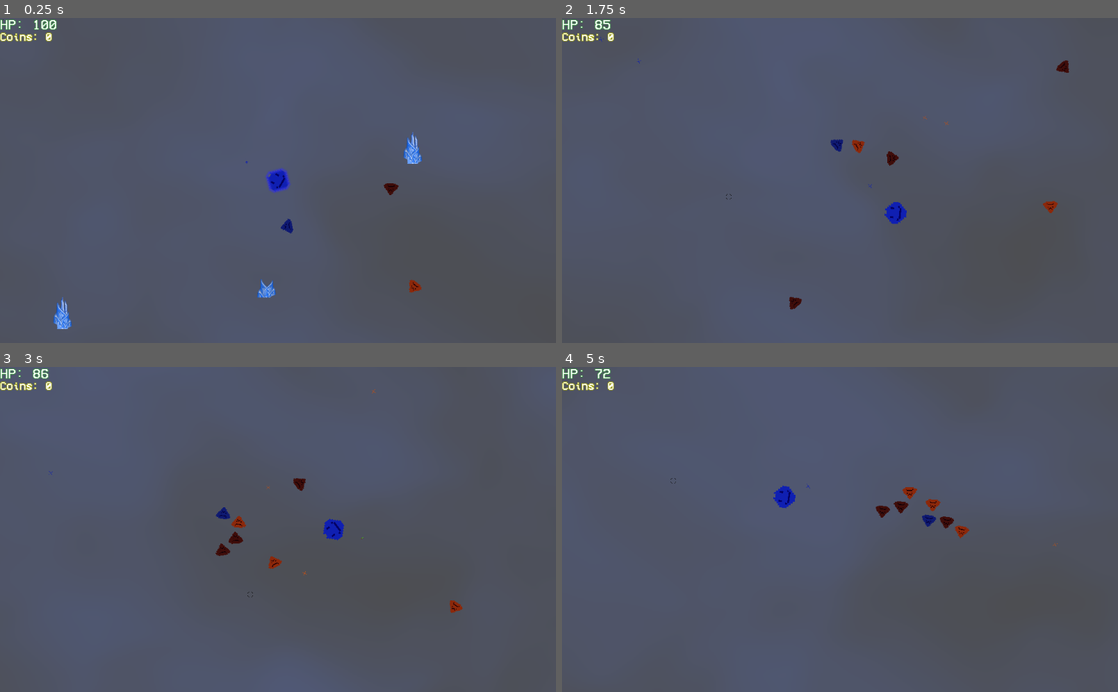
Above: before the commit, frames 1-4 (two rows, left to right).
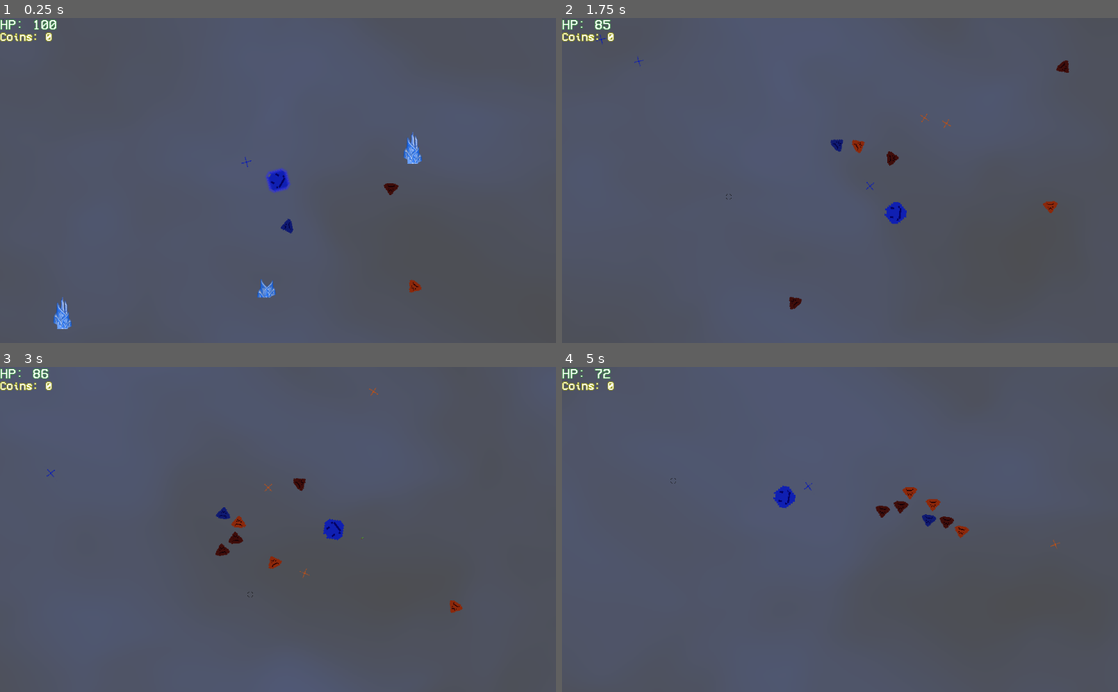
Above: after the commit, the same moments.

Repository: JuanG10/boss
Game: Godot game, scene res://proof of concept.tscn
Same seed, same stepped clock (60 frames per second), same inputs: the game is played once before the commit and once after it. The engine's default icon, where the game draws it, is replaced by a stand-in: a white triangle on a blue panel in a dark square.
Inputs (mouse positions are in pixels of both pictures, inside the frame that each line leads up to):
- Up to frame 1 (0.25 s): no input
- Up to frame 2 (1.75 s): tap Enter (ui_accept) at 0.5, 0.77, 1.52 s; move the mouse to (962, 164) at 0.52 s; hold D (right) 0.53-1.28 s; tap E (next_color) at 0.6 s; move the mouse to (728, 196) at 1.27 s; hold S (down) from 1.28 s (still down); tap Q (previous_color) at 1.35 s
- Up to frame 3 (3 s): move the mouse to (333, 458) at 2.02 s; release S (down) at 2.03 s; hold D (right) 2.03-2.78 s; tap E (next_color) at 2.1 s; move the mouse to (250, 594) at 2.77 s; hold W (up) from 2.78 s (still down); tap Q (previous_color) at 2.85 s
- Up to frame 4 (5 s): tap Enter (ui_accept) at 3.02, 3.77, 4.52 s; move the mouse to (1006, 578) at 3.52 s; release W (up) at 3.53 s; hold A (left) from 3.53 s (still down); tap E (next_color) at 3.6 s; move the mouse to (673, 480) at 4.27 s; tap Q (previous_color) at 4.35 s

The runs differ from the first frame. In frame 1, less than 0.1% of the frame differs, in the area x 43-46%, y 42-46%; in frame 2, less than 0.1%; in frame 3, less than 0.1%; in frame 4, less than 0.1%, in the area x 40-90%, y 35-56%.
Error in both runs: Invalid call. Nonexistent function 'instance' in base 'Nil'. (res://Trampas/TrapManager.gd:45)

Commit message:
cambio en enemigo

Diff:
--- a/Enemies/AdvancedEnemy/AdvancedEnemy.gd
+++ b/Enemies/AdvancedEnemy/AdvancedEnemy.gd
@@ -84,6 +84,7 @@
 
 func takeDamage(n):
 	health -= n
+	print("hace daño")
 	if health <= 0:
 		get_parent().call_deferred("remove_child", self)
 		queue_free()
--- a/Enemies/BasicEnemy/BasicEnemy.gd
+++ b/Enemies/BasicEnemy/BasicEnemy.gd
@@ -69,6 +69,7 @@
 		shoot()
 
 func takeDamage(n):
+	print("holaaaaaaa")
 	health -= n
 	if health <= 0:
 		get_parent().call_deferred("remove_child", self)
--- a/Enemies/MeleeEnemy/Chasing.gd
+++ b/Enemies/MeleeEnemy/Chasing.gd
@@ -5,6 +5,7 @@
 var target = Vector2.ZERO
 var velocity = Vector2.ZERO
 var friction
+
 
 func initialize(p, e):
 	player = p
--- a/Enemies/MeleeEnemy/MeleeEnemy.gd
+++ b/Enemies/MeleeEnemy/MeleeEnemy.gd
@@ -18,6 +18,8 @@
 
 var colores     = [Color(0.0627, 0.102, 0.451),Color(0.551, 0.1582, 0.041),Color(0.251, 0.051, 0.0431)]
 var collisiones = [0b100000001, 0b100000010, 0b100000100]
+var color_gris  = Color(0.345098,0.329412,0.329412,1)
+var color_actual
 var specials    = ["special_blue", "special_orange", "special_red"]
 
 var explosion_color:Color
@@ -38,6 +40,7 @@
 func initialize(t, n):
 	player = t
 	$Sprite.modulate = colores[n]
+	color_actual     = colores[n]
 	explosion_color = colores[n]
 	collision_layer = collisiones[n]
 	collision_mask  = collisiones[n]
@@ -48,8 +51,16 @@
 		dmg = GlobalVariables.Mdmg
 		health = GlobalVariables.Mhealth
 
+func recibi_danio():
+	$Sprite.modulate = color_gris
+	$Timer.set_wait_time(0.3)
+	$Timer.start()
+
+
+
 func takeDamage(n):
 	health -= n
+	recibi_danio()
 	if health <= 0:
 		get_parent().call_deferred("remove_child", self)
 		queue_free()
@@ -89,3 +100,10 @@
 	explosion.get_child(0).process_material.color_ramp.gradient.colors[1] = explosion_color
 	explosion.get_child(0).emitting = true
 	get_parent().call_deferred("add_child", explosion)
+
+
+func volver_a_color_actual():
+	$Sprite.modulate = color_actual
+
+func _on_Timer_timeout():
+	volver_a_color_actual()
--- a/Enemies/MeleeEnemy/MeleeEnemy.tscn
+++ b/Enemies/MeleeEnemy/MeleeEnemy.tscn
@@ -17,6 +17,7 @@
 script = ExtResource( 1 )
 
 [node name="Sprite" type="Sprite" parent="."]
+modulate = Color( 0.345098, 0.329412, 0.329412, 1 )
 texture = ExtResource( 2 )
 
 [node name="CollisionShape2D" type="CollisionShape2D" parent="."]
@@ -40,6 +41,9 @@
 
 [node name="ChargeRange" type="CollisionShape2D" parent="ChargeRange"]
 shape = SubResource( 2 )
+
+[node name="Timer" type="Timer" parent="."]
 [connection signal="tree_exiting" from="." to="." method="_on_death"]
 [connection signal="area_entered" from="ChargeRange" to="." method="close_enough"]
 [connection signal="area_exited" from="ChargeRange" to="." method="far_enough"]
+[connection signal="timeout" from="Timer" to="." method="_on_Timer_timeout"]
--- a/Player/Bullet.tscn
+++ b/Player/Bullet.tscn
@@ -4,13 +4,12 @@
 [ext_resource path="res://Player/Bullet.gd" type="Script" id=2]
 
 [sub_resource type="CircleShape2D" id=1]
-radius = 2.85937
+radius = 5.68528
 
 [node name="pBullet" type="Area2D"]
 script = ExtResource( 2 )
 
 [node name="Sprite" type="Sprite" parent="."]
-scale = Vector2( 0.5, 0.5 )
 texture = ExtResource( 1 )
 
 [node name="CollisionShape2D" type="CollisionShape2D" parent="."]
